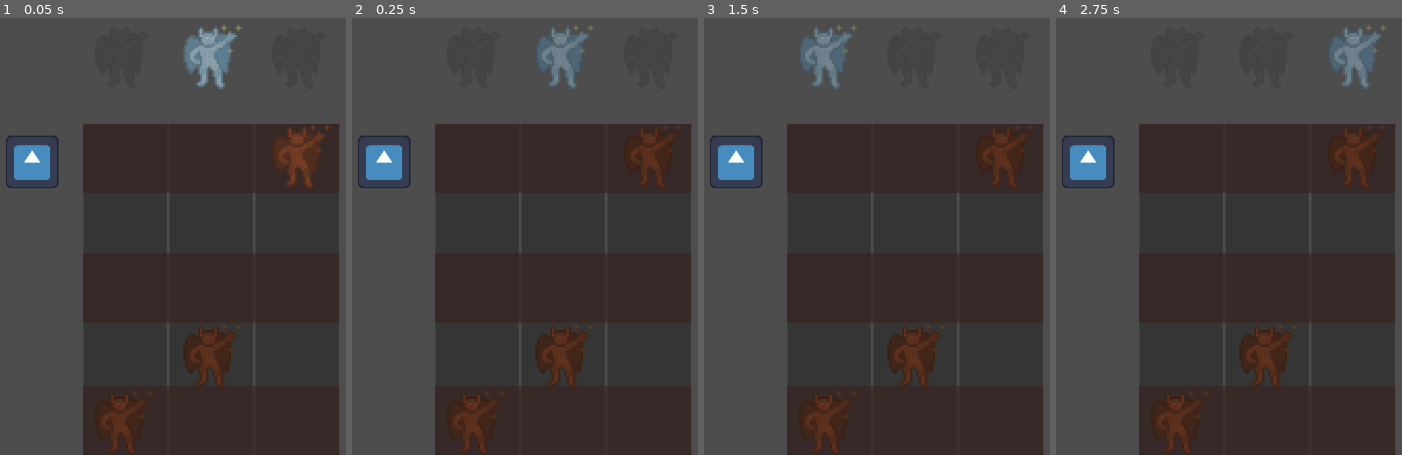
Above: before the commit, frames 1-4 (left to right).
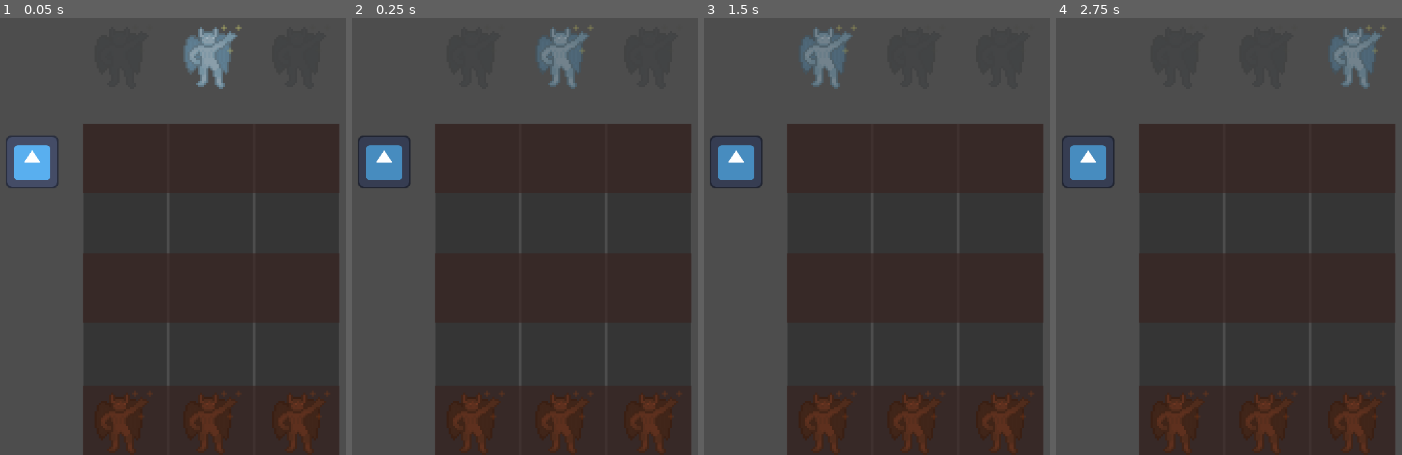
Above: after the commit, the same moments.

Repository: bloshko/rave-keeper
Game: Godot game, scene res://prototyping/bpm_lab.tscn
The game is run twice, just before and just after one commit, with the same random seed, the same clock (stepped at 60 frames per second) and the same inputs. This scene is started directly instead of the project's main scene. The engine's default icon, where the game draws it, is replaced by a stand-in: a white triangle on a blue panel in a dark square.
Inputs:
- Up to frame 1 (0.05 s): no input
- Up to frame 2 (0.25 s): no input
- Up to frame 3 (1.5 s): tap Enter at 0.5 s; hold Right (ui_right) 0.53-1.28 s; tap Space at 1.25 s; hold Left (ui_left) from 1.28 s (still down)
- Up to frame 4 (2.75 s): tap Enter at 2 s; release Left (ui_left) at 2.03 s; hold Right (ui_right) from 2.03 s (still down)

The runs differ from the first frame. In frame 1, 4.3% of the frame differs, in the area x 4-96%, y 24-100%; in frame 2, 3.1%; in frame 3, 3.1%; in frame 4, 3.1%.

Commit message:
Setup debugging visuals

Diff:
--- a/prototyping/bpm_lab.tscn
+++ b/prototyping/bpm_lab.tscn
@@ -1,13 +1,11 @@
-[gd_scene load_steps=9 format=3 uid="uid://yuyjg6el1hud"]
+[gd_scene load_steps=7 format=3 uid="uid://yuyjg6el1hud"]
 
 [ext_resource type="Texture2D" uid="uid://d3iolkpn1ow8v" path="res://graphics/gargy.png" id="1_1dxx3"]
 [ext_resource type="Script" uid="uid://c3c8fhnk1tjuq" path="res://prototyping/player.gd" id="1_h7don"]
-[ext_resource type="Script" uid="uid://c7mpkeu1ur4t5" path="res://prototyping/evil.gd" id="3_53qao"]
 [ext_resource type="Texture2D" uid="uid://uwpiscipjlho" path="res://icon.svg" id="3_t5ujd"]
-[ext_resource type="Script" uid="uid://cjrtt4vyburuq" path="res://prototyping/music_manager.gd" id="4_53qao"]
+[ext_resource type="Script" uid="uid://l5sl63gab1q1" path="res://prototyping/debug_music_manager.gd" id="5_kf62a"]
 [ext_resource type="Script" uid="uid://c8kdxjgevcjb" path="res://scripts/track_loader.gd" id="5_q5qk3"]
 [ext_resource type="AudioStream" uid="uid://bcx62ldj5k2a1" path="res://audio/ravekeeper_level2_v2.ogg" id="6_kf62a"]
-[ext_resource type="AudioStream" uid="uid://dss0sj76b43hv" path="res://audio/ravekeeper_level1_sting.ogg" id="7_kf62a"]
 
 [node name="BPMLab" type="Node2D"]
 
@@ -88,38 +86,29 @@
 position = Vector2(-128, 376)
 scale = Vector2(3, 3)
 texture = ExtResource("1_1dxx3")
-script = ExtResource("3_53qao")
 
 [node name="EvilMiddle" type="Sprite2D" parent="Lanes"]
 self_modulate = Color(0.71, 0.31595, 0.1846, 1)
 position = Vector2(0, 376)
 scale = Vector2(3, 3)
 texture = ExtResource("1_1dxx3")
-script = ExtResource("3_53qao")
-start_offset = 1
 
 [node name="EvilRight" type="Sprite2D" parent="Lanes"]
 self_modulate = Color(0.71, 0.31595, 0.1846, 1)
 position = Vector2(128, 376)
 scale = Vector2(3, 3)
 texture = ExtResource("1_1dxx3")
-script = ExtResource("3_53qao")
-start_offset = 4
 
 [node name="Icon" type="Sprite2D" parent="."]
 position = Vector2(316, 225)
 scale = Vector2(0.599609, 0.599609)
 texture = ExtResource("3_t5ujd")
 
-[node name="MusicManager" type="Node" parent="."]
-script = ExtResource("4_53qao")
-move_step = 2
+[node name="DebugMusicManager" type="Node" parent="."]
+script = ExtResource("5_kf62a")
 
-[node name="Backing" type="AudioStreamPlayer" parent="MusicManager"]
+[node name="AudioStreamPlayer" type="AudioStreamPlayer" parent="DebugMusicManager"]
 stream = ExtResource("6_kf62a")
 
-[node name="Stings" type="AudioStreamPlayer" parent="MusicManager"]
-stream = ExtResource("7_kf62a")
-
-[node name="MusicEventParser" type="Node" parent="."]
+[node name="TrackLoader" type="Node" parent="DebugMusicManager"]
 script = ExtResource("5_q5qk3")
--- /dev/null
+++ b/prototyping/debug_music_manager.gd
@@ -0,0 +1,37 @@
+extends Node
+
+@onready var audio_player = $AudioStreamPlayer
+@onready var track_loader = $TrackLoader
+@onready var indicator = $"../Icon"
+
+var data: TrackData
+var seconds_per_beat: float
+var elapsed: float = 0
+var beat: int
+
+func _ready() -> void:
+	track_loader.track_ready.connect(_track_ready)
+	track_loader.load_track()
+
+func _track_ready(data: TrackData):
+	self.data = data
+	audio_player.play()
+	beat = 0
+	flash_indicator()
+
+func flash_indicator():
+	indicator.self_modulate = Color.WHITE * 1.5
+	var tween = create_tween()
+	tween.tween_property(indicator, 'self_modulate', Color.WHITE, .1)
+
+func _process(delta: float) -> void:
+	if audio_player.playing:
+		var bpm = data.get_bpm(beat)
+		seconds_per_beat = 1 / (bpm / 60)
+		elapsed += delta
+
+		if elapsed >= seconds_per_beat:
+			beat += 1
+			flash_indicator()
+
+			elapsed -= seconds_per_beat
--- a/scripts/track_data.gd
+++ b/scripts/track_data.gd
@@ -15,4 +15,4 @@
 	return data
 
 func get_bpm(beat: int) -> float:
-	return 0
+	return 116
--- a/scripts/track_loader.gd
+++ b/scripts/track_loader.gd
@@ -4,7 +4,7 @@
 
 const json_path = "res://json/level2.json"
 
-func _ready():
+func load_track():
 	var file = FileAccess.open(json_path, FileAccess.READ)
 	var content = file.get_as_text()
 
Not shown, added: prototyping/debug_music_manager.gd.uid
